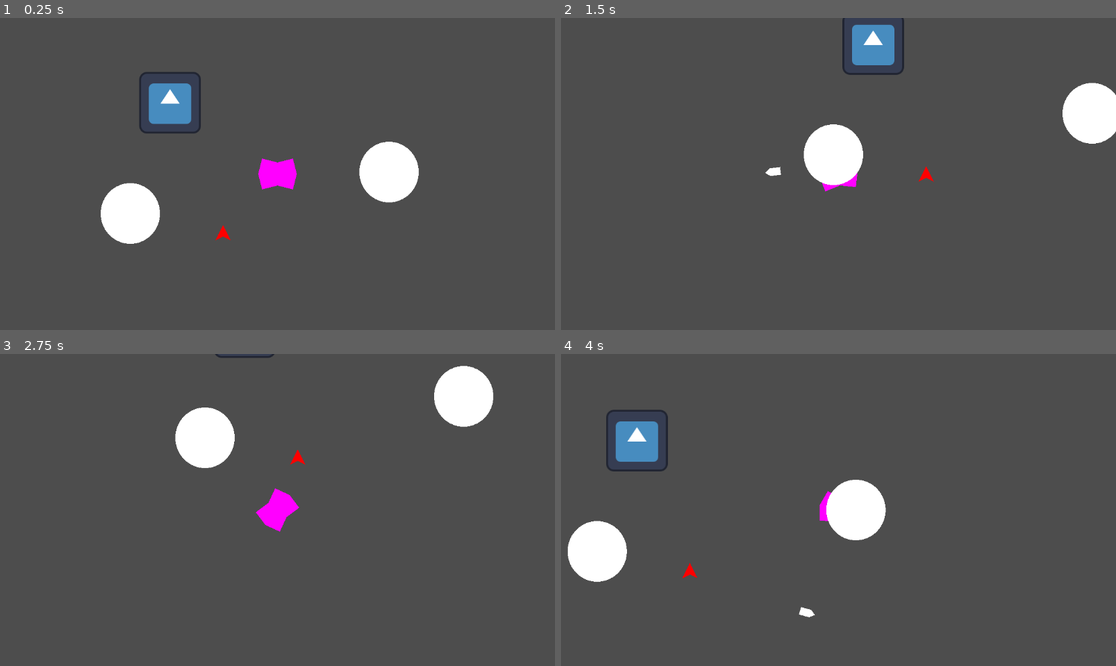
Above: before the commit, frames 1-4 (two rows, left to right).
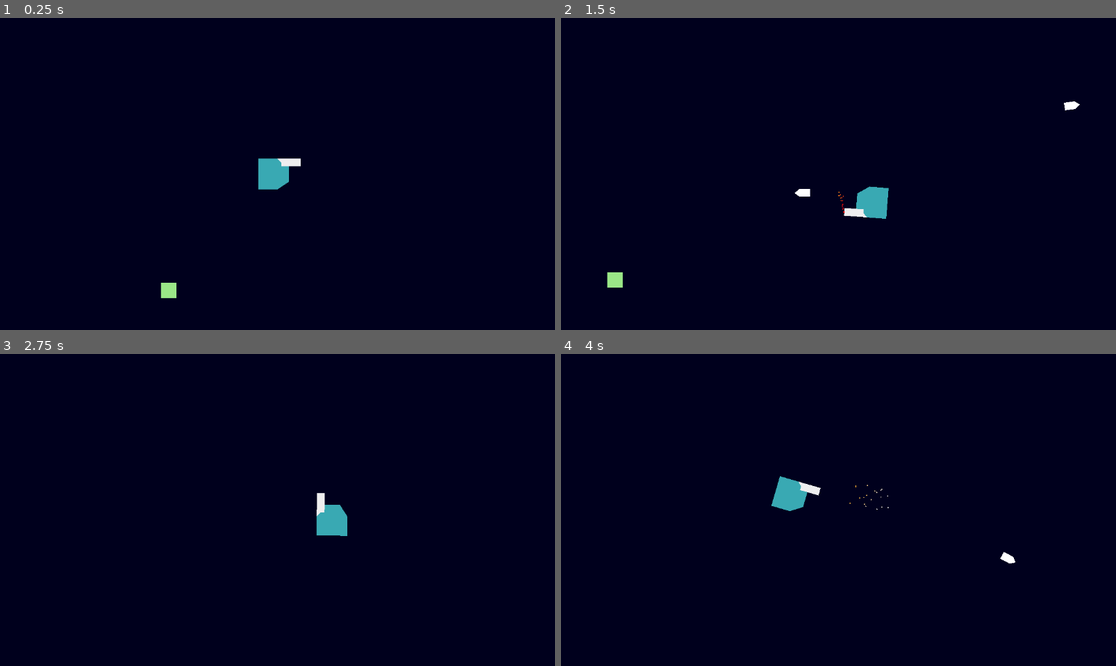
Above: after the commit, the same moments.

Repository: FredzyPythoner/L30HP
Game: Godot game, scene res://Scenes/Main.tscn
Same seed, same stepped clock (60 frames per second), same inputs: the game is played once before the commit and once after it. The engine's default icon, where the game draws it, is replaced by a stand-in: a white triangle on a blue panel in a dark square.
Inputs (mouse positions are in pixels of both pictures, inside the frame that each line leads up to):
- Up to frame 1 (0.25 s): no input
- Up to frame 2 (1.5 s): tap Enter at 0.5 s; move the mouse to (960, 158) at 0.52 s; hold D (move_right) 0.53-1.28 s; tap Space (fire) at 0.6, 1.35 s; move the mouse to (727, 189) at 1.27 s; hold S (move_down) from 1.28 s (still down)
- Up to frame 3 (2.75 s): move the mouse to (333, 441) at 2.02 s; release S (move_down) at 2.03 s; hold D (move_right) from 2.03 s (still down); tap Space (fire) at 2.1 s
- Up to frame 4 (4 s): move the mouse to (810, 572) at 2.77 s; release D (move_right) at 2.78 s; hold W (move_up) 2.78-3.53 s; tap Space (fire) at 2.85, 3.6 s; move the mouse to (1005, 556) at 3.52 s; hold A (move_left) from 3.53 s (still down)

The runs differ from the first frame. In frame 1, 100% of the frame differs, in the area x 0-100%, y 0-100%; in frame 2, 100%; in frame 3, 100%; in frame 4, 100%.

Commit message:
Yes

Diff:
--- a/Scenes/Main.tscn
+++ b/Scenes/Main.tscn
@@ -1,27 +1,44 @@
 [gd_scene load_steps=7 format=3 uid="uid://b7dakq8py00oy"]
 
 [ext_resource type="PackedScene" uid="uid://b2eda7jlsd8uw" path="res://Scenes/player.tscn" id="1_pvi3p"]
-[ext_resource type="Texture2D" uid="uid://bdtd2dlketfn2" path="res://icon.svg" id="2_vsdhe"]
 [ext_resource type="PackedScene" uid="uid://elvsf2pqwa8n" path="res://portal_a.tscn" id="3_vb7kc"]
 [ext_resource type="PackedScene" uid="uid://c3o1menu3bti2" path="res://portal_b.tscn" id="4_55uln"]
 [ext_resource type="PackedScene" uid="uid://cpdlhkkpp5qla" path="res://Scenes/enemy.tscn" id="5_op2xl"]
 [ext_resource type="Script" path="res://Scenes/enemy_spawn.gd" id="6_l84uy"]
 
+[sub_resource type="Environment" id="Environment_qdq0q"]
+background_mode = 3
+tonemap_mode = 3
+glow_enabled = true
+glow_levels/1 = 1.0
+glow_levels/2 = 1.0
+glow_levels/4 = 1.0
+glow_levels/6 = 1.0
+glow_levels/7 = 1.0
+glow_intensity = 5.0
+glow_blend_mode = 0
+
 [node name="Main" type="Node2D"]
 
-[node name="Icon" type="Sprite2D" parent="."]
-position = Vector2(321, 140)
-texture = ExtResource("2_vsdhe")
+[node name="ColorRect" type="ColorRect" parent="."]
+offset_right = 1176.0
+offset_bottom = 664.0
+color = Color(0.0588235, 0.0196078, 0.176471, 1)
+
+[node name="ColorRect2" type="ColorRect" parent="."]
+offset_right = 1176.0
+offset_bottom = 664.0
+color = Color(0.0588235, 0.0196078, 0.176471, 1)
 
 [node name="Player" parent="." instance=ExtResource("1_pvi3p")]
 position = Vector2(544, 288)
 
 [node name="PortalA" parent="." instance=ExtResource("3_vb7kc")]
-position = Vector2(239, 370)
+position = Vector2(88, 480)
 target_portal = NodePath("../PortalB")
 
 [node name="PortalB" parent="." instance=ExtResource("4_55uln")]
-position = Vector2(776, 284)
+position = Vector2(1048, 88)
 target_portal = NodePath("../PortalA")
 
 [node name="Enemy" parent="." instance=ExtResource("5_op2xl")]
@@ -31,3 +48,6 @@
 position = Vector2(544, 288)
 script = ExtResource("6_l84uy")
 player = NodePath("../Player")
+
+[node name="WorldEnvironment" type="WorldEnvironment" parent="."]
+environment = SubResource("Environment_qdq0q")
--- a/Scenes/enemy.tscn
+++ b/Scenes/enemy.tscn
@@ -2,15 +2,18 @@
 
 [ext_resource type="Script" path="res://Scenes/enemy.gd" id="1_eoybj"]
 
-[sub_resource type="CapsuleShape2D" id="CapsuleShape2D_5t5ec"]
+[sub_resource type="RectangleShape2D" id="RectangleShape2D_ngdsy"]
+size = Vector2(32, 32)
 
 [node name="Enemy" type="CharacterBody2D" groups=["mobs"]]
+scale = Vector2(0.5, 0.5)
 script = ExtResource("1_eoybj")
 
 [node name="Polygon2D" type="Polygon2D" parent="."]
-position = Vector2(0, -15)
-color = Color(1, 0, 0, 1)
-polygon = PackedVector2Array(0, 24, -16, 32, 0, 0, 16, 32)
+position = Vector2(0, -32)
+scale = Vector2(2, 2)
+color = Color(0.372549, 0.780392, 0.364706, 1)
+polygon = PackedVector2Array(0, 24, -8, 24, -8, 8, 8, 8, 8, 24)
 
 [node name="CollisionShape2D" type="CollisionShape2D" parent="."]
-shape = SubResource("CapsuleShape2D_5t5ec")
+shape = SubResource("RectangleShape2D_ngdsy")
--- a/Scenes/player.gd
+++ b/Scenes/player.gd
@@ -46,6 +46,7 @@
 	move_and_slide()
 	if Input.is_action_just_pressed("fire"):
 		shoot()
+		$fireparticles.emitting = true
 
 
 
--- a/Scenes/player.tscn
+++ b/Scenes/player.tscn
@@ -6,19 +6,51 @@
 [sub_resource type="RectangleShape2D" id="RectangleShape2D_2itow"]
 size = Vector2(64, 64)
 
+[sub_resource type="Gradient" id="Gradient_ga6su"]
+offsets = PackedFloat32Array(0, 0.475309, 0.993827)
+colors = PackedColorArray(0.801263, 4.11518e-06, 8.66354e-07, 1, 0.894118, 0.47451, 0, 1, 1, 1, 1, 1)
+
 [node name="Player" type="CharacterBody2D"]
+scale = Vector2(0.5, 0.5)
 script = ExtResource("1_dso0s")
 Bullet = ExtResource("2_b738u")
 
-[node name="CollisionShape2D" type="CollisionShape2D" parent="."]
-shape = SubResource("RectangleShape2D_2itow")
-
 [node name="Camera2D" type="Camera2D" parent="."]
+zoom = Vector2(2, 2)
+position_smoothing_enabled = true
+position_smoothing_speed = 3.0
+drag_left_margin = 0.05
+drag_top_margin = 0.05
+drag_right_margin = 0.05
+drag_bottom_margin = 0.05
 
 [node name="Polygon2D" type="Polygon2D" parent="."]
 position = Vector2(-32, -32)
-color = Color(1, 0, 1, 1)
-polygon = PackedVector2Array(64, 64, 72, 32, 64, 0, 32, 8, 0, 0, -8, 32, 0, 64, 32, 56)
+color = Color(0.211765, 0.52549, 0.560784, 1)
+polygon = PackedVector2Array(56, 16, 32, 0, -8, 0, -8, 64, 32, 64, 56, 48)
+
+[node name="Polygon2D" type="Polygon2D" parent="Polygon2D"]
+color = Color(0.835294, 0.835294, 0.843137, 1)
+polygon = PackedVector2Array(40, 8, 32, 0, 80, 0, 80, 8, 80, 16, 40, 16)
+
+[node name="CollisionShape2D" type="CollisionShape2D" parent="."]
+position = Vector2(-8, 0)
+shape = SubResource("RectangleShape2D_2itow")
 
 [node name="Muzzle" type="Marker2D" parent="."]
-position = Vector2(48, 0)
+position = Vector2(48, -24)
+
+[node name="fireparticles" type="CPUParticles2D" parent="."]
+position = Vector2(48, -24)
+emitting = false
+amount = 30
+lifetime = 0.3
+one_shot = true
+explosiveness = 0.24
+randomness = 1.0
+spread = 86.98
+gravity = Vector2(0, 0)
+initial_velocity_min = 100.0
+initial_velocity_max = 130.0
+angular_velocity_max = 581.82
+color_ramp = SubResource("Gradient_ga6su")
--- a/portal_a.tscn
+++ b/portal_a.tscn
@@ -11,6 +11,7 @@
 script = ExtResource("1_fp4wu")
 
 [node name="Area2D" type="Area2D" parent="."]
+scale = Vector2(0.5, 0.5)
 
 [node name="CollisionShape2D" type="CollisionShape2D" parent="Area2D"]
 shape = SubResource("CircleShape2D_glv3c")
--- a/portal_b.tscn
+++ b/portal_b.tscn
@@ -5,3 +5,6 @@
 
 [node name="PortalB" instance=ExtResource("1_h5h2x")]
 script = ExtResource("2_dgd45")
+
+[node name="Area2D" parent="." index="0"]
+scale = Vector2(0.5, 0.5)
Not shown, added: Scene_render.png.import
Empty file added: Scenes/camera_2d.gd
Not shown: 1 places in Scenes/player.tscn that only renumber resources
